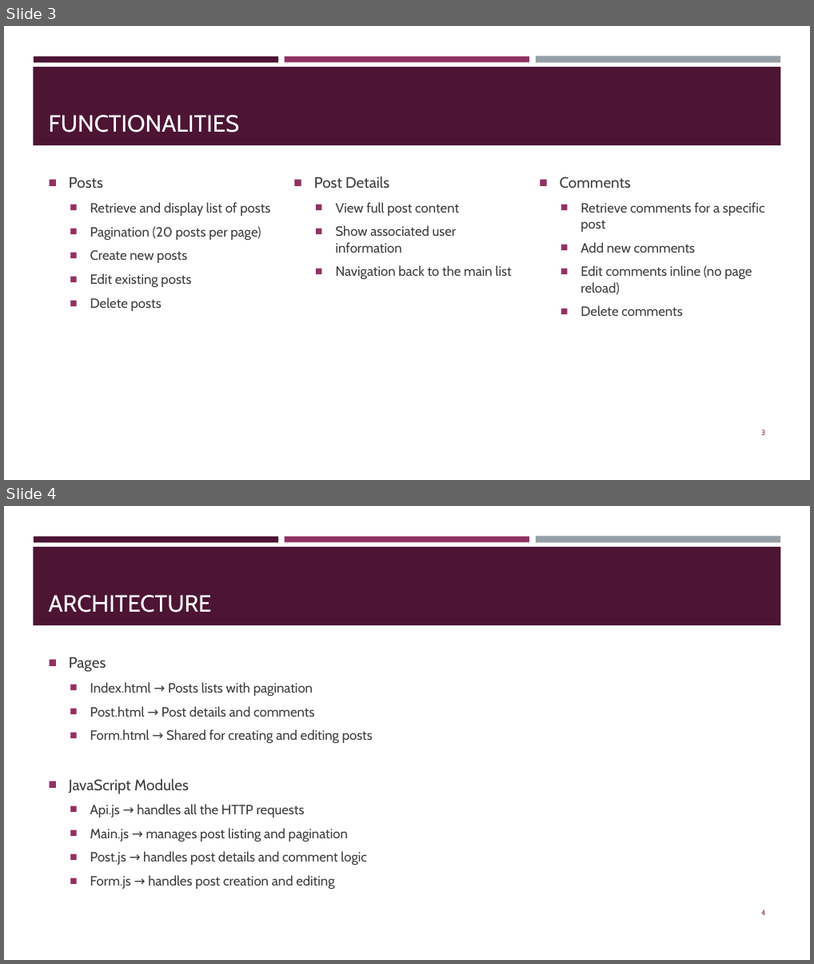
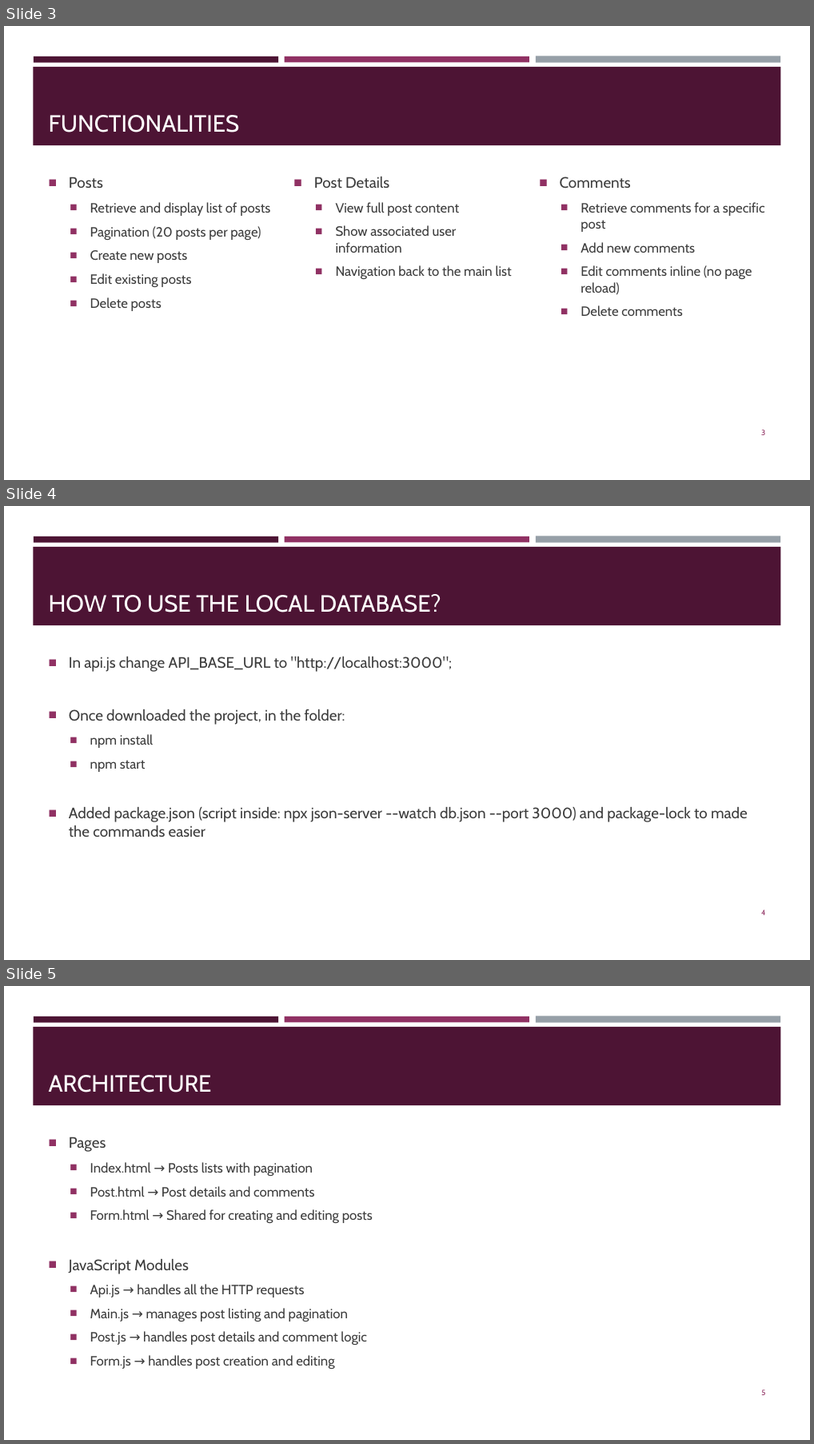
Before and after one commit to mireiacll/web-bulletin-board, a slide deck: Web message board.pptx. Shown one above the other, each under a label of ours: slides 3 and 4 before the commit, slides 3, 4 and 5 after it. The pictures are 814x964 and 814x1444 pixels, drawn with LibreOffice and Linux fonts; fonts in the diff are those of the drawing. Boxes give left, top, right and bottom in pixels: in the first picture for what was removed or moved away, otherwise in the second. Text is boxed around its words. In the diff, an @@ line names an element or a change of style, - is before the commit and + after.

Commit message:
adjusted with instructions to use local db

```diff
--- a/Web message board.pptx
+++ b/Web message board.pptx
@@ slide 4 added at [4,506,810,960], background #FFFFFF; not listed: 4 template elements that a slide beside it also shows @@
@@ title added at [49,594,442,612], 28 pt, text #FFFFFF @@
+HOW TO USE THE LOCAL DATABASE?
@@ text added at [69,656,748,836], 18 pt, text #3D3D3D @@
+■ In api.js change API_BASE_URL to "http://localhost:3000";
+■ Once downloaded the project, in the folder:
+  ■ npm install
+  ■ npm start
+■ Added package.json (script inside: npx json-server --watch db.json --port 3000) and package-lock to made the commands easier
@@ page number added at [762,909,766,915], 9 pt, text #903163 @@
+4
@@ what was slide 4 is now slide 5 @@
@@ page number at [762,1389,766,1395]: text changed @@
-4
+5
```
Also in this commit, not shown: 1 slide changed, 3 other files.
